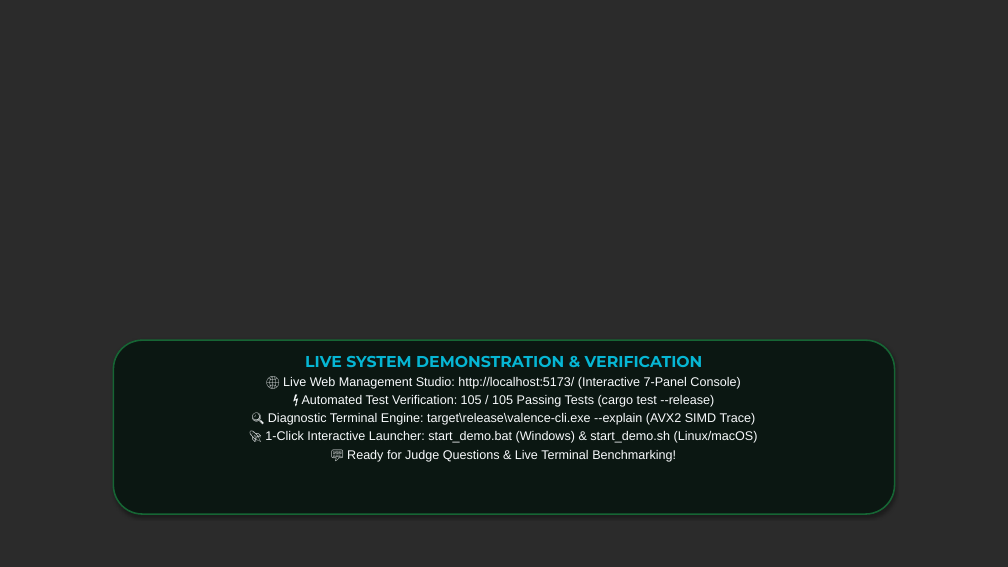
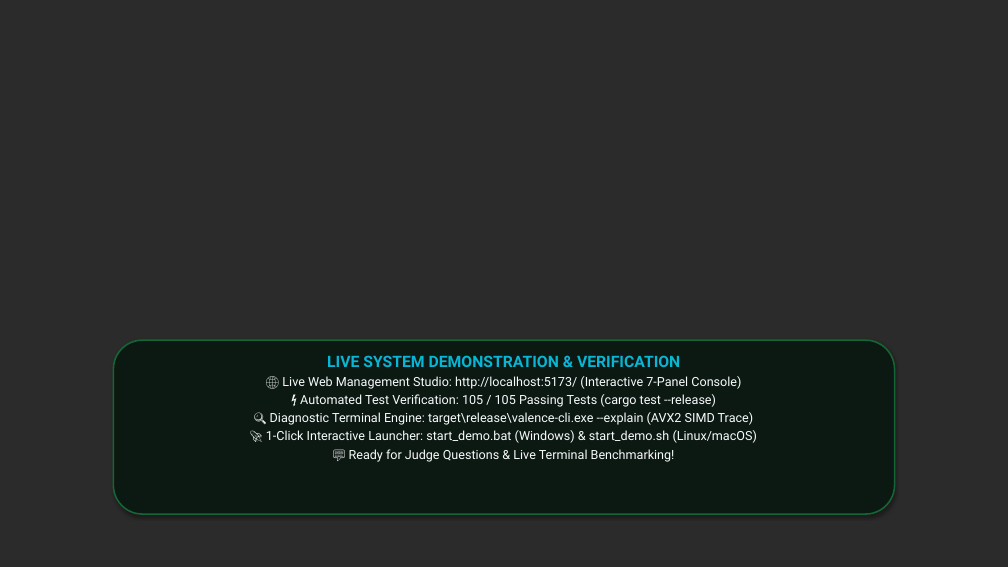
Before and after one commit to akash20065ray-sys/VALENCE, a slide deck: slide 8 of Valence_CodeApex_Official.pptx. Drawn at 1008x567 pixels with LibreOffice and Linux fonts; fonts in the diff are those of the drawing; background and template pictures are left out; a plain dark background stands for a picture behind light text. Boxes give left, top, right and bottom in pixels: in the first picture for what was removed or moved away, otherwise in the second. Text is boxed around its words. In the diff, an @@ line names an element or a change of style, - is before the commit and + after.

```diff
--- a/Valence_CodeApex_Official.pptx
+++ b/Valence_CodeApex_Official.pptx
@@ rounded rectangle at [113,340,895,514]: fill #0B1712 to #0C1812 @@
@@ text "LIVE SYSTEM DEMONSTRATION & VERIFICATION" at [266,355,757,462]: font Montserrat to Roboto in "LIVE SYSTEM DEMONSTRATION & VERIFICATION"; font Arial to Roboto @@
```
Also in this commit, not shown: 5 other slides changed, 2 slides added, 2 slides removed, 4 other files.
